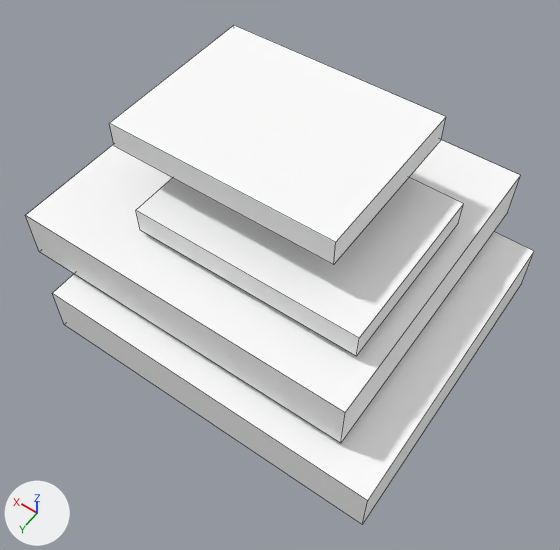
The OBJ model src/main/resources/assets/yuanxian/models/equipment/forging/bench_boots_0_hot.obj, before and after one commit.
One viewpoint serves both versions: a 50 mm camera at (0.158, -0.003, 0.793) aimed at (0.479, -0.453, 0.086). Lighting does not change. The marker at lower left points along +X, +Y and +Z. The first picture is the older version. Mesh edges are drawn as thin lines. Where no turn or scale is listed for an object, it has been applied to the vertices. Vertices at exactly the same position are counted once.

Objects in the first picture: 'bench_boots_0_hot'.
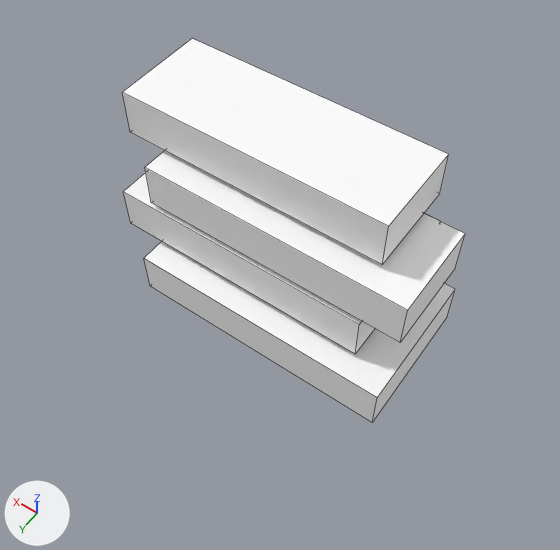
Edits to the bpy script that builds the scene:
```text
Change me_bench_boots_0_hot:
    used by ob_bench_boots_0_hot; location = (0.0, 0.0, 0.0)
    remove me_bench_boots_0_hot.from_pydata(...)  # 32 vertices, 24 faces; spans x 0.258..0.742, y -0.71..-0.29, z 0.0..0.25
    add me_bench_boots_0_hot.from_pydata(...)  # 32 vertices, 24 faces; spans x 0.309..0.691, y -0.604..-0.396, z 0.0..0.25
    me_bench_boots_0_hot part 1: the loose piece of 8 vertices spanning x 0.258..0.69, y -0.677..-0.29, z 0.0..0.065 is scaled about its middle by (0.77, 0.461, 0.886), then moved by (0.003, -0.002, -0.004)
    me_bench_boots_0_hot part 2: the loose piece of 8 vertices spanning x 0.31..0.742, y -0.71..-0.323, z 0.073..0.137 is scaled about its middle by (0.77, 0.461, 0.886), then moved by (-0.003, 0.002, -0.012)
    me_bench_boots_0_hot part 3: the loose piece of 8 vertices spanning x 0.333..0.615, y -0.591..-0.377, z 0.145..0.177 is scaled about its middle by (1.19, 0.558, 1.77), then moved by (0.003, -0.002, -0.004)
    me_bench_boots_0_hot part 4: the loose piece of 8 vertices spanning x 0.385..0.667, y -0.623..-0.409, z 0.218..0.25 is scaled about its middle by (1.19, 0.558, 1.77), then moved by (-0.003, 0.002, -0.012)
```

Changed parts and their boxes (x1, y1, x2, y2) in the pictures (560 x 550 px; the box of a moved part takes in the faces that stretch with it):
'bench_boots_0_hot', reshaped (32% narrower, 23% shorter): before (26, 25, 534, 525); after (122, 38, 465, 422)
part 1 of me_bench_boots_0_hot, moved or reshaped: before (52, 232, 534, 525); after (144, 241, 455, 422)
part 2 of me_bench_boots_0_hot, moved or reshaped: before (26, 140, 520, 443); after (123, 172, 441, 354)
part 3 of me_bench_boots_0_hot, moved or reshaped: before (136, 178, 464, 356); after (145, 151, 465, 343)
part 4 of me_bench_boots_0_hot, moved or reshaped: before (109, 25, 446, 264); after (122, 38, 449, 264)
